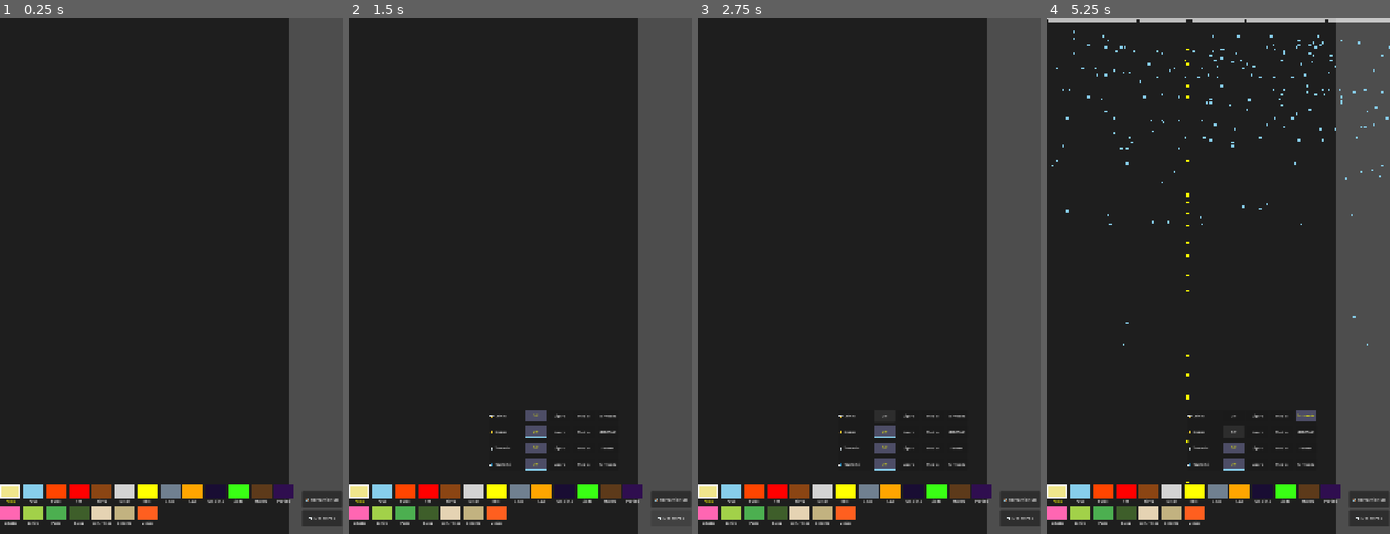
Above: before the commit, frames 1-4 (left to right).
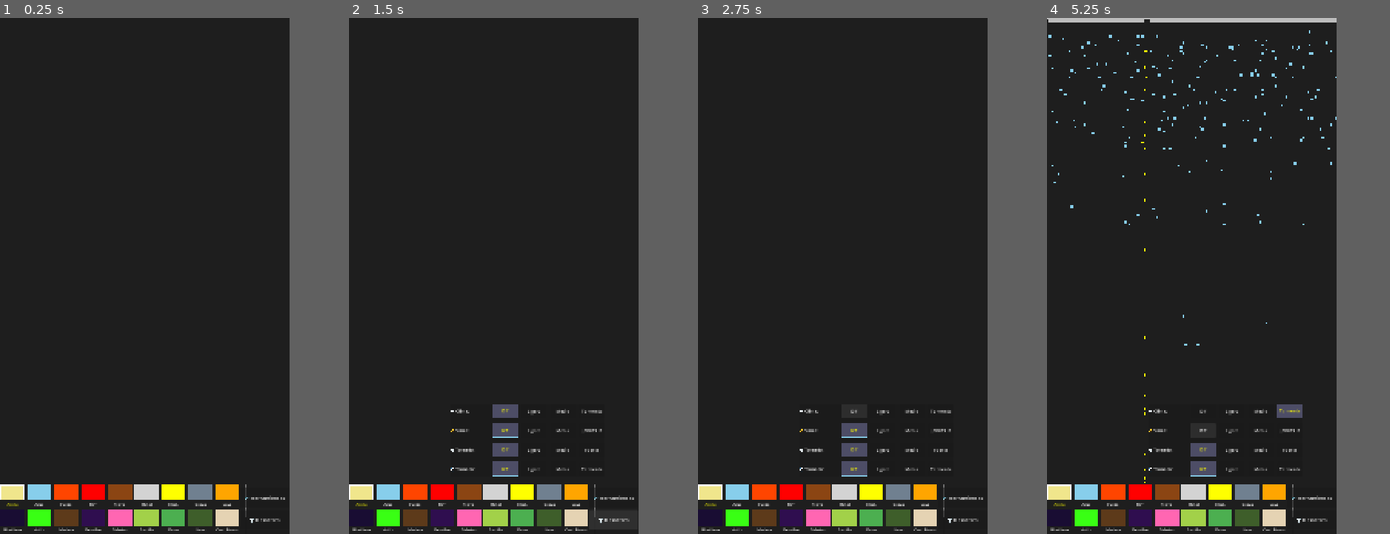
Above: after the commit, the same moments.

Repository: OmarSaez/Sandbox-game
Game: Godot game, scene res://scenes/main/main_scene.tscn
Same seed, same stepped clock (60 frames per second), same inputs: the game is played once before the commit and once after it.
Inputs:
- Up to frame 1 (0.25 s): no input
- Up to frame 2 (1.5 s): click "🛠️ Herramientas" at 0.5 s; click "🌪️ Desastres" at 1.25 s
- Up to frame 3 (2.75 s): click "Off" at 2 s
- Up to frame 4 (5.25 s): click "Ligero" at 2.75 s; click "Medio" at 3.5 s; click "Tormenta" at 4.25 s; click "Off" at 5 s
In our replay, the window is 533x800 before the commit and 450x800 after it. These sizes can differ from the game's own. Grey fills any space a smaller window leaves; there, only what the larger window draws over its background counts as a difference.

The runs differ from the first frame. In frame 1, 5.7% of the frame differs, in the area x 0-100%, y 0-100%; in frame 2, 7.2%; in frame 3, 7.2%; in frame 4, 8.4%.

Commit message:
Se agrega scroll mejorado e inicia en escala  1.2

Diff:
--- a/sandbox/project.godot
+++ b/sandbox/project.godot
@@ -21,7 +21,7 @@
 
 [display]
 
-window/size/viewport_width=1280
+window/size/viewport_width=1080
 window/size/viewport_height=1920
 window/size/window_width_override=540
 window/size/window_height_override=960
--- a/sandbox/scripts/sandbox/sandbox_grid.gd
+++ b/sandbox/scripts/sandbox/sandbox_grid.gd
@@ -21,7 +21,7 @@
 var is_mouse_over_ui: bool = false
 var brush_radius: int = 2
 var current_language: String = "es" # "es" or "en"
-var ui_scale_level: int = 0 # 0=1.0x, 1=1.2x, 2=1.5x, 3=2.0x
+var ui_scale_level: int = 1 # Start at 1.2x by default
 func _get_ui_scale() -> float:
 	var scales = [1.0, 1.2, 1.5, 2.0]
 	return scales[ui_scale_level]
@@ -293,6 +293,15 @@
 	_add_button("cement", 26)
 	_add_button("volcan", 27)
 
+	# FIND the scroll vbox to add the final spacer
+	var s = _get_ui_scale()
+	var scroll_vbox = material_grid.get_parent()
+	if scroll_vbox and scroll_vbox.name == "ScrollVBox":
+		var spacer = Control.new()
+		spacer.name = "FinalSpacer"
+		spacer.custom_minimum_size = Vector2(0, 100 * s) # GENEROUS PADDING
+		scroll_vbox.add_child(spacer)
+
 
 func _setup_ui():
 	_setup_tools_ui() # Tools on top
@@ -318,8 +327,14 @@
 	if not material_grid: return
 
 	# 3. FIND OR WRAP in Scroll
-	var parent_scroll = material_grid.get_parent() as ScrollContainer
-	if not parent_scroll:
+	var existing_scroll = main_controls.find_child("MaterialScroll", true, false)
+	var scroll_vbox: VBoxContainer
+
+	if existing_scroll:
+		material_scroll = existing_scroll
+		scroll_vbox = material_scroll.find_child("ScrollVBox", true, false)
+	else:
+		# FIRST TIME WRAPPING
 		var parent = material_grid.get_parent()
 		var idx = material_grid.get_index()
 
@@ -334,6 +349,11 @@
 		material_scroll.horizontal_scroll_mode = ScrollContainer.SCROLL_MODE_DISABLED
 		material_scroll.vertical_scroll_mode = ScrollContainer.SCROLL_MODE_AUTO
 		material_scroll.size_flags_horizontal = Control.SIZE_EXPAND_FILL
+
+		# NEW: Use a VBox inside scroll to force vertical padding
+		scroll_vbox = VBoxContainer.new()
+		scroll_vbox.name = "ScrollVBox"
+		scroll_vbox.size_flags_horizontal = Control.SIZE_EXPAND_FILL
 
 		# APPLY CLONED LAYOUT
 		material_scroll.anchor_left = orig_anchors[0]
@@ -347,13 +367,12 @@
 
 		parent.add_child(material_scroll)
 		parent.move_child(material_scroll, idx)
-		material_scroll.add_child(material_grid)
+		material_scroll.add_child(scroll_vbox)
+		scroll_vbox.add_child(material_grid)
 
 		material_grid.mouse_entered.connect(func(): is_mouse_over_ui = true)
 		material_grid.mouse_exited.connect(func(): is_mouse_over_ui = false)
 		material_grid.size_flags_horizontal = Control.SIZE_EXPAND_FILL
-	else:
-		material_scroll = parent_scroll
 
 	# ALWAYS Refresh Scroll Height for the current scale
 	material_scroll.custom_minimum_size = Vector2(0, 180 * s)
@@ -632,12 +651,12 @@
 
 	material_grid.add_child(main_vbox)
 
-	main_vbox.mouse_entered.connect(func(): is_mouse_over_ui = true)
 	main_vbox.mouse_exited.connect(func(): is_mouse_over_ui = false)
 
 func _update_highlights():
 	# Update Material Selection (Icons & Labels)
 	for child in material_grid.get_children():
+		if not child is VBoxContainer: continue # Skip the spacer!
 		var icon_pnl = child.get_child(0)
 		var label = child.get_child(1)
 		var mat_id = icon_pnl.get_child(0).get_meta("mat_id")
